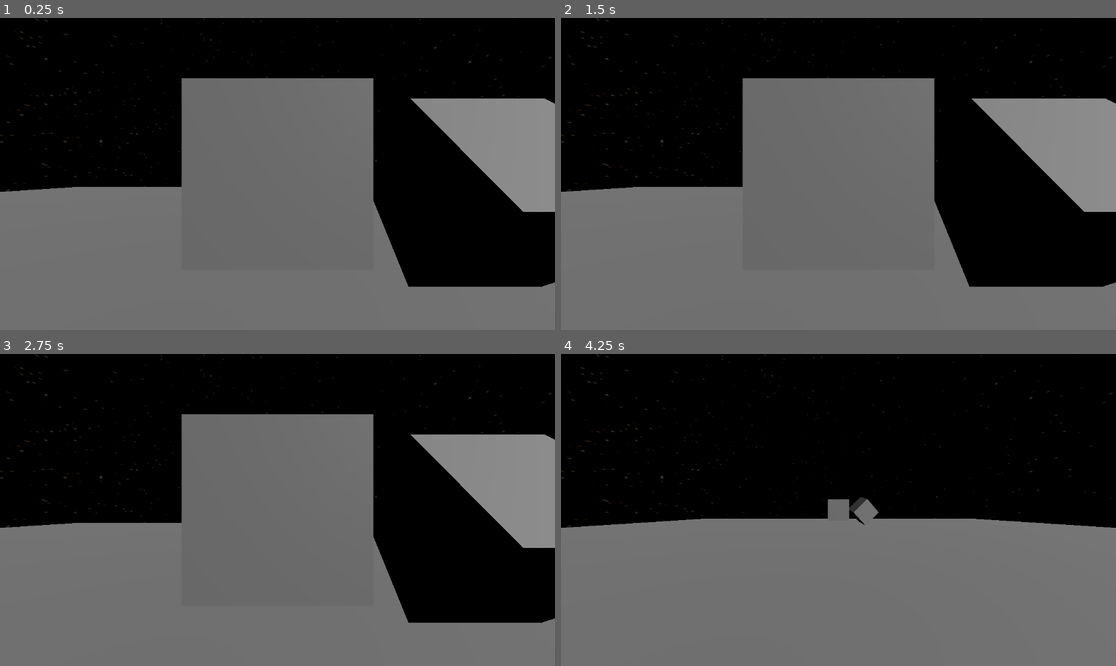
Above: before the commit, frames 1-4 (two rows, left to right).
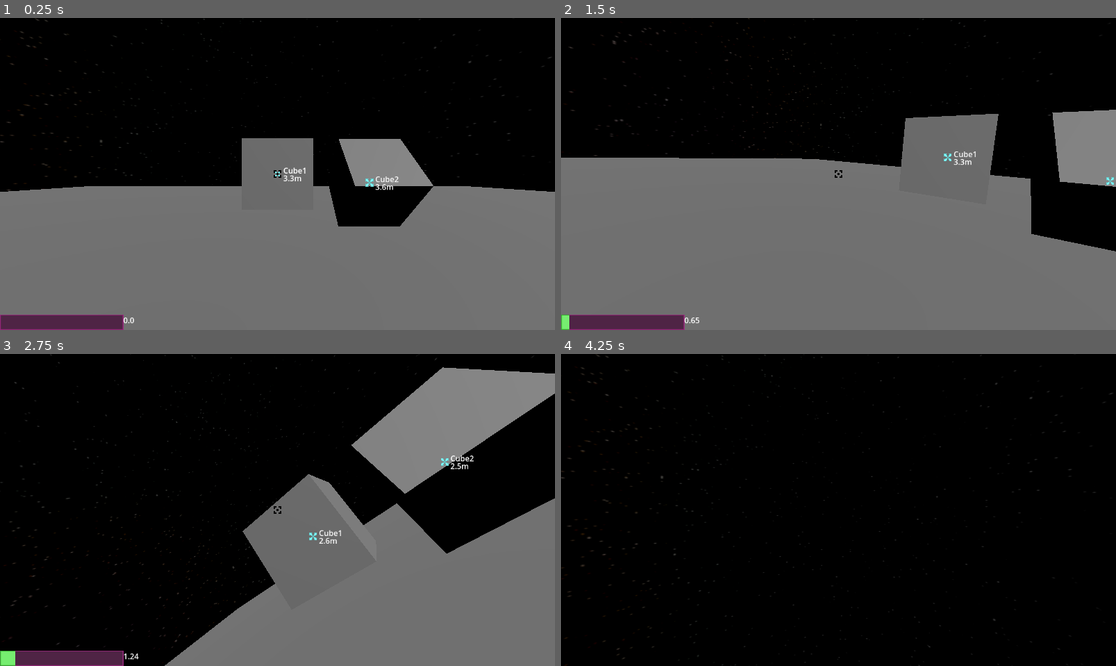
Above: after the commit, the same moments.

Repository: kineticneticat/spacethingie
Game: Godot game, scene res://world.tscn
Same seed, same stepped clock (60 frames per second), same inputs: the game is played once before the commit and once after it.
Inputs (mouse positions are in pixels of both pictures, inside the frame that each line leads up to):
- Up to frame 1 (0.25 s): no input
- Up to frame 2 (1.5 s): tap Enter at 0.5 s; move the mouse to (960, 158) at 0.52 s; press the mouse at (960, 158) at 0.53 s; hold D (strafe_right) 0.53-1.28 s; move the mouse to (810, 174) at 1.27 s; release the mouse at (810, 174) at 1.28 s; hold W (move_forwards) from 1.28 s (still down); tap [ (roll_anticlockwise) at 1.35 s
- Up to frame 3 (2.75 s): keep holding W (move_forwards); move the mouse to (288, 503) at 2.02 s; hold ] (roll_clockwise) from 2.03 s (still down)
- Up to frame 4 (4.25 s): keep holding W (move_forwards); move the mouse to (832, 516) at 2.77 s; release ] (roll_clockwise) at 2.78 s; click (832, 516) at 2.85 s; move the mouse to (877, 513) at 3.52 s; hold [ (roll_anticlockwise) from 3.53 s (still down); tap Tab (map) at 4.15 s

The runs differ from the first frame. In frame 1, 26% of the frame differs, in the area x 0-100%, y 19-100%; in frame 2, 26%; in frame 3, 50%, in the area x 0-100%, y 0-100%; in frame 4, 47%.

Commit message:
ribjasdfn

Diff:
--- a/gui.tscn
+++ b/gui.tscn
@@ -1,10 +1,24 @@
-[gd_scene load_steps=6 format=3 uid="uid://bddyu6mg6jtnq"]
+[gd_scene load_steps=11 format=3 uid="uid://bddyu6mg6jtnq"]
 
 [ext_resource type="Texture2D" uid="uid://duwyolpxkatj1" path="res://bartest.png" id="1_6lon5"]
 [ext_resource type="Script" uid="uid://c0ypryumeec86" path="res://speedometer.gd" id="1_80edf"]
 [ext_resource type="Texture2D" uid="uid://0vaam81rk1nt" path="res://underbartest.png" id="1_q8o8l"]
 [ext_resource type="Texture2D" uid="uid://dsqp4i7cv35ci" path="res://crosshair.png" id="4_cor1f"]
+[ext_resource type="Texture2D" uid="uid://bgjbo0ltbn2d5" path="res://Sky_tex.png" id="5_0wv8u"]
 [ext_resource type="PackedScene" uid="uid://dmkfh1rc4me7f" path="res://system_map.tscn" id="5_jf511"]
+
+[sub_resource type="PanoramaSkyMaterial" id="PanoramaSkyMaterial_67jta"]
+panorama = ExtResource("5_0wv8u")
+
+[sub_resource type="Sky" id="Sky_p8208"]
+sky_material = SubResource("PanoramaSkyMaterial_67jta")
+
+[sub_resource type="Environment" id="Environment_axmix"]
+background_mode = 2
+sky = SubResource("Sky_p8208")
+
+[sub_resource type="World3D" id="World3D_7u6ry"]
+environment = SubResource("Environment_axmix")
 
 [node name="Control" type="Control"]
 layout_mode = 3
@@ -69,13 +83,29 @@
 anchors_preset = 15
 anchor_right = 1.0
 anchor_bottom = 1.0
+grow_horizontal = 2
+grow_vertical = 2
 stretch = true
 
 [node name="MapViewport" type="SubViewport" parent="Map"]
+own_world_3d = true
+world_3d = SubResource("World3D_7u6ry")
 handle_input_locally = false
 size = Vector2i(1152, 648)
 render_target_update_mode = 4
 
 [node name="SystemMap" parent="Map/MapViewport" instance=ExtResource("5_jf511")]
 
+[node name="SubViewport" type="SubViewport" parent="Map/MapViewport/SystemMap"]
+disable_3d = true
+handle_input_locally = false
+
+[node name="Control" type="Control" parent="Map/MapViewport/SystemMap/SubViewport"]
+layout_mode = 3
+anchors_preset = 0
+offset_right = 40.0
+offset_bottom = 40.0
+
+[node name="Camera2D" type="Camera2D" parent="Map/MapViewport/SystemMap/SubViewport"]
+
 [editable path="Map/MapViewport/SystemMap"]
--- a/map.gd
+++ b/map.gd
@@ -4,6 +4,9 @@
 	#print($/root)
 
 var is_in_map = false
+
+func _ready() -> void:
+	$/root/World/UI/Map.hide()
 
 func _input(event: InputEvent) -> void:
 	if event.is_action_pressed("map"):
--- a/moving_thing.gd
+++ /dev/null
@@ -1,3 +0,0 @@
-extends Node3D
-
-@export var Trail_Colour = Color(1,1,1)
--- a/moving_thing.tscn
+++ /dev/null
@@ -1,6 +0,0 @@
-[gd_scene load_steps=2 format=3 uid="uid://cd3lv1brld6lc"]
-
-[ext_resource type="Script" uid="uid://cq72im8hu7j5t" path="res://moving_thing.gd" id="1_4dquj"]
-
-[node name="MovingThing" type="Node3D"]
-script = ExtResource("1_4dquj")
--- /dev/null
+++ b/sprite_3d.gd
@@ -0,0 +1 @@
+extends Sprite3D
--- a/system_map.tscn
+++ b/system_map.tscn
@@ -1,13 +1,7 @@
 [gd_scene load_steps=7 format=3 uid="uid://dmkfh1rc4me7f"]
 
-[ext_resource type="PackedScene" uid="uid://cd3lv1brld6lc" path="res://moving_thing.tscn" id="1_vkxrh"]
+[ext_resource type="PackedScene" uid="uid://cthb8fjmoaluy" path="res://tracer.tscn" id="2_3rhl1"]
 [ext_resource type="Script" uid="uid://mn3ccpyy5oye" path="res://map_camera.gd" id="2_mln7s"]
-
-[sub_resource type="StandardMaterial3D" id="StandardMaterial3D_3rhl1"]
-albedo_color = Color(0.415686, 0.392157, 0.376471, 1)
-
-[sub_resource type="SphereMesh" id="SphereMesh_2khd6"]
-material = SubResource("StandardMaterial3D_3rhl1")
 
 [sub_resource type="StandardMaterial3D" id="StandardMaterial3D_mln7s"]
 shading_mode = 0
@@ -18,21 +12,30 @@
 radius = 25.0
 height = 50.0
 
+[sub_resource type="StandardMaterial3D" id="StandardMaterial3D_3rhl1"]
+albedo_color = Color(0.415686, 0.392157, 0.376471, 1)
+
+[sub_resource type="SphereMesh" id="SphereMesh_2khd6"]
+material = SubResource("StandardMaterial3D_3rhl1")
+
 [node name="SystemMap" type="Node3D"]
 
-[node name="Stella" parent="." instance=ExtResource("1_vkxrh")]
+[node name="MapCamera" type="Camera3D" parent="."]
+script = ExtResource("2_mln7s")
 
-[node name="Malort" parent="Stella" instance=ExtResource("1_vkxrh")]
-transform = Transform3D(1, 0, 0, 0, 1, 0, 0, 0, 1, 0, 0, -95)
-
-[node name="Malort" type="MeshInstance3D" parent="Stella/Malort"]
-transform = Transform3D(1, 0, 0, 0, 1, 0, 0, 0, 1, 0, 0, 31)
-mesh = SubResource("SphereMesh_2khd6")
+[node name="Stella" type="Node3D" parent="."]
 
 [node name="Stella" type="MeshInstance3D" parent="Stella"]
 layers = 9
 mesh = SubResource("SphereMesh_3rhl1")
 skeleton = NodePath("")
 
-[node name="MapCamera" type="Camera3D" parent="."]
-script = ExtResource("2_mln7s")
+[node name="Malort" type="Node3D" parent="Stella"]
+
+[node name="Malort" type="MeshInstance3D" parent="Stella/Malort"]
+transform = Transform3D(1, 0, 0, 0, 1, 0, 0, 0, 1, 0, 0, -64)
+mesh = SubResource("SphereMesh_2khd6")
+skeleton = NodePath("")
+
+[node name="Tracer" parent="Stella/Malort" instance=ExtResource("2_3rhl1")]
+transform = Transform3D(1, 0, 0, 0, 1, 0, 0, 0, 1, 0, 0, -64)
--- /dev/null
+++ b/tracer.gd
@@ -0,0 +1,15 @@
+@tool
+extends Node3D
+
+@export var colour = Color(1,1,1,1)
+
+#
+#func _ready() -> void:
+	#dynim = Image.create_empty(100, 100, false, Image.FORMAT_RGBA8)
+	#texture = ImageTexture.create_from_image(dynim)
+	#sprite = Sprite3D.new()
+	#sprite.texture = texture
+	#add_child(sprite)
+	#
+#func _physics_process(delta: float) -> void:
+	#dynim.fill(Color(0,0,0,0)) # clear
--- /dev/null
+++ b/tracer.tscn
@@ -0,0 +1,6 @@
+[gd_scene load_steps=2 format=3 uid="uid://cthb8fjmoaluy"]
+
+[ext_resource type="Script" uid="uid://dlrntiknd865r" path="res://tracer.gd" id="1_yt2qg"]
+
+[node name="Tracer" type="Node3D"]
+script = ExtResource("1_yt2qg")
--- a/world.tscn
+++ b/world.tscn
@@ -80,16 +80,12 @@
 [node name="TestMarker2" parent="RigidBody3D2" instance=ExtResource("3_tlwt5")]
 Name = "Cube2"
 
-[node name="UI" parent="." instance=ExtResource("2_fj7yv")]
-
-[node name="Map" parent="UI" index="3"]
-grow_horizontal = 2
-grow_vertical = 2
-
 [node name="WorldEnvironment" type="WorldEnvironment" parent="."]
 environment = SubResource("Environment_pkg7o")
 camera_attributes = SubResource("CameraAttributesPractical_gbfbk")
 compositor = SubResource("Compositor_ioo17")
 
+[node name="UI" parent="." instance=ExtResource("2_fj7yv")]
+
 [editable path="UI"]
 [editable path="UI/Map/MapViewport/SystemMap"]
Not shown, removed: moving_thing.gd.uid
Not shown, added: sprite_3d.gd.uid
Not shown, added: tracer.gd.uid
